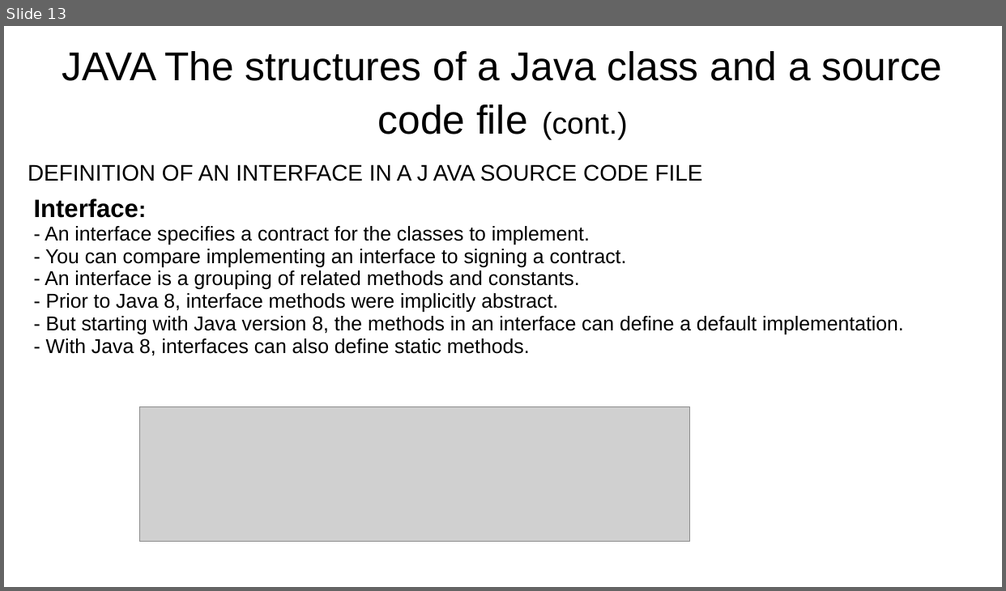
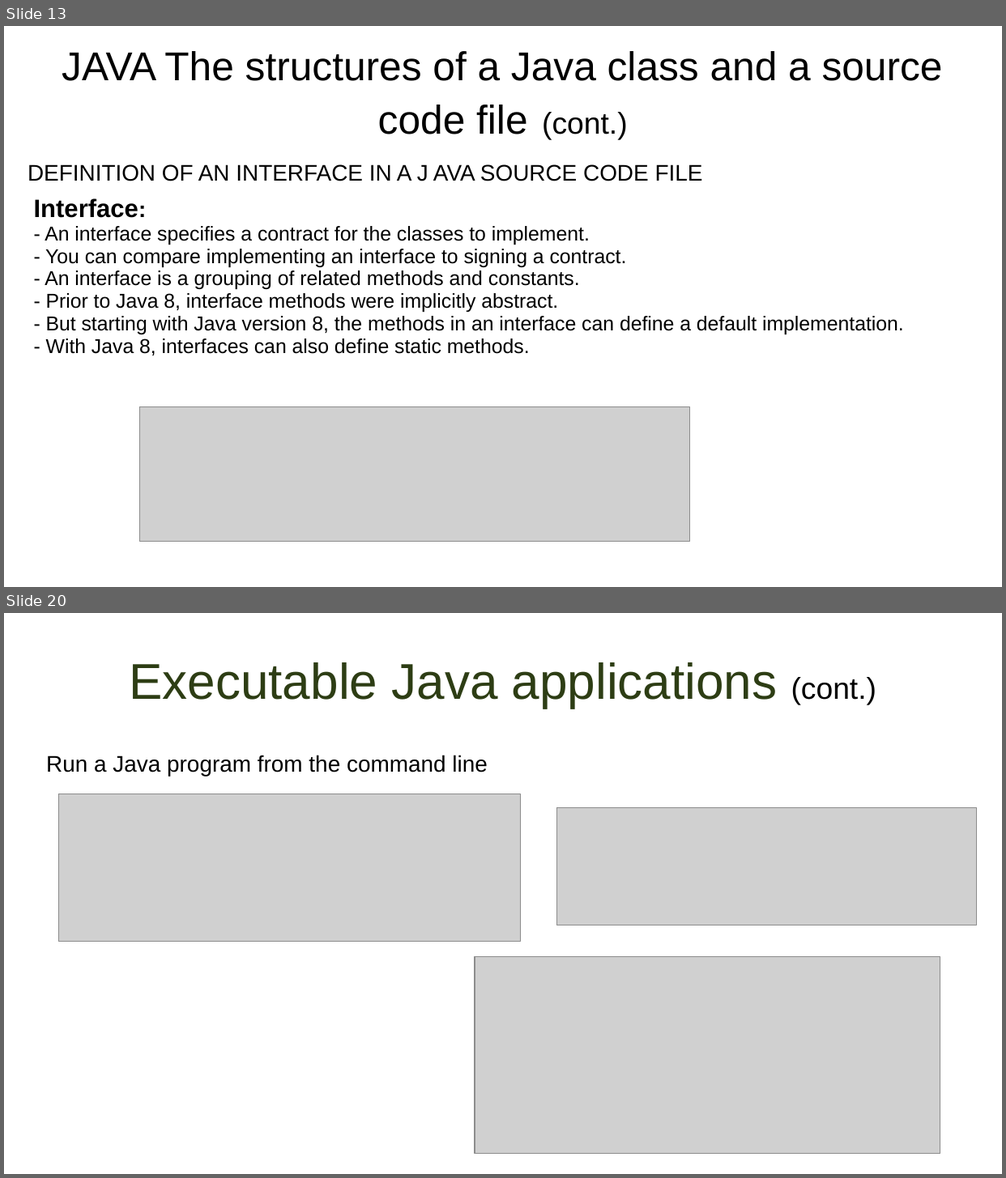
Before and after one commit to wtineomoronta/work-coding-dojo, a slide deck: Java Coding Dojo - Session 1.ppt. Shown one above the other, each under a label of ours: slide 13 before the commit, slides 13 and 20 after it; the slides between them are not shown. The pictures are 1006x591 and 1006x1178 pixels, drawn with LibreOffice and Linux fonts; fonts in the diff are those of the drawing; grey boxes stand for pictures. Boxes give left, top, right and bottom in pixels: in the first picture for what was removed or moved away, otherwise in the second. Text is boxed around its words. In the diff, an @@ line names an element or a change of style, - is before the commit and + after.

Commit message:
add content to presentation java coding dojo session 1

```diff
--- a/Java Coding Dojo - Session 1.ppt
+++ b/Java Coding Dojo - Session 1.ppt
@@ slide 20 added at bbox=[4, 613, 1002, 1174], background #FFFFFF @@
@@ title added at bbox=[129, 662, 876, 708], 40 pt, text #2D3D14 @@
+Executable Java applications (cont.)
@@ text added at bbox=[46, 755, 487, 776], 18 pt, text #000000 @@
+Run a Java program from the command line
@@ picture added at bbox=[58, 794, 520, 942] @@
@@ picture added at bbox=[556, 807, 977, 926] @@
@@ picture added at bbox=[475, 957, 940, 1155] @@
```
Also in this commit, not shown: 2 slides changed, 6 other slides added, 17 slides removed.
